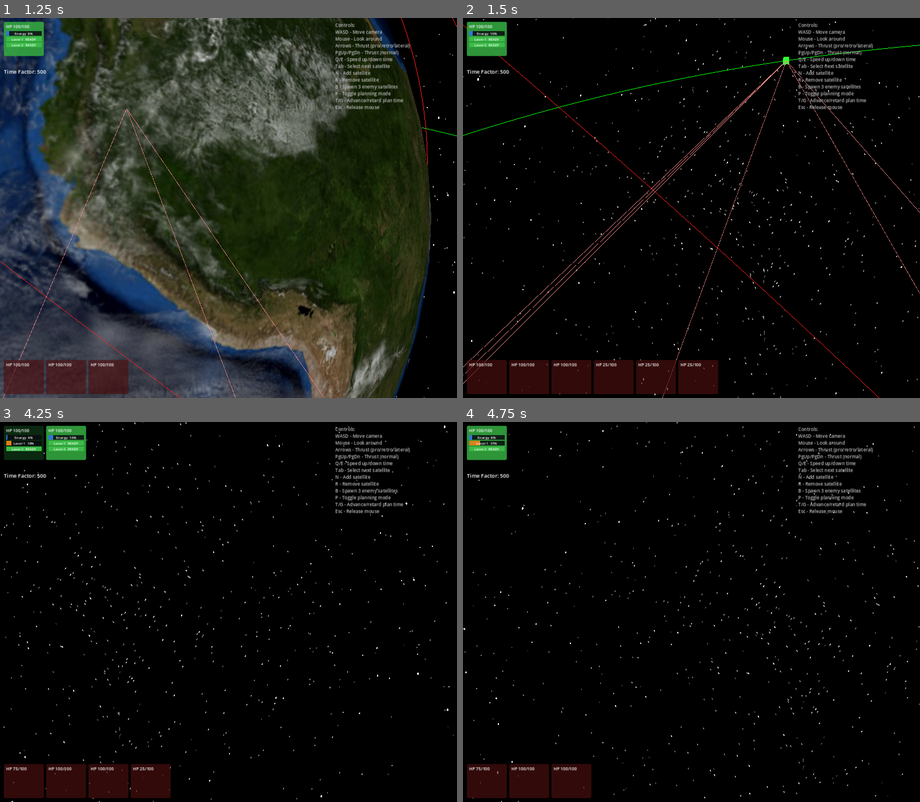
Above: before the commit, frames 1-4 (two rows, left to right).
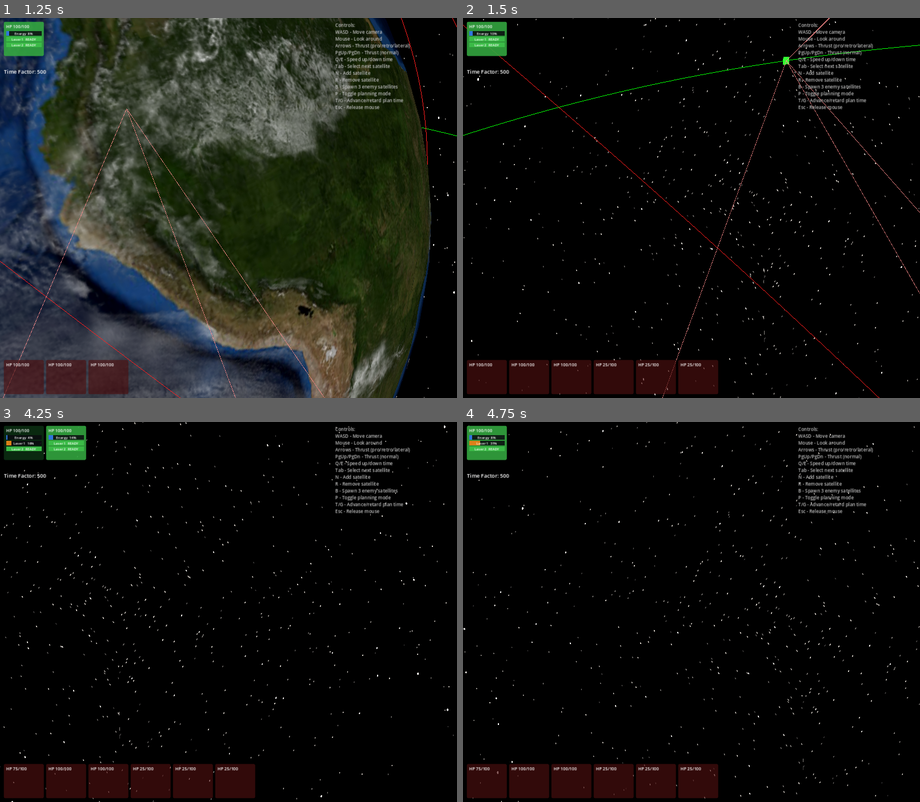
Above: after the commit, the same moments.

Repository: mellenburg/game
Game: Godot game, scene res://scenes/main.tscn
The game is run twice, just before and just after one commit, with the same random seed, the same clock (stepped at 60 frames per second) and the same inputs.
Inputs (mouse positions are in pixels of both pictures, inside the frame that each line leads up to):
- Up to frame 1 (1.25 s): tap Enter at 0.5 s; move the mouse to (251, 208) at 0.52 s; hold W (move_forward) from 0.53 s (still down); tap B (add_enemies) at 0.6 s
- Up to frame 2 (1.5 s): keep holding W (move_forward); move the mouse to (668, 208) at 1.27 s; tap M (add_meteorites) at 1.35 s
- Up to frame 3 (4.25 s): keep holding W (move_forward); move the mouse to (237, 604) at 2.02 s; tap N (add_satellite) at 2.1 s; tap Space at 2.75 s; move the mouse to (223, 619) at 2.77 s; tap T (planning_advance) at 2.85 s; tap Enter at 3.5 s; move the mouse to (260, 615) at 3.52 s; hold G (planning_retard) from 3.53 s (still down)
- Up to frame 4 (4.75 s): keep holding W (move_forward); move the mouse to (654, 608) at 4.27 s; release G (planning_retard) at 4.28 s; tap R (remove_satellite) at 4.35 s

Frame 1 is identical in both runs. In frame 2, 0.3% of the frame differs, in the area x 0-81%, y 0-97%; in frame 3, 1.6%; in frame 4, 2.4%, in the area x 28-56%, y 89-100%.

Commit message:
Meteorite trajectory lines + spawn from much higher altitudes
Meteorites now render their inbound arc as a line strip identical to
the orbit-path style, but truncated at the surface-crossing true
anomaly so the segment that would tunnel through Earth isn't drawn.

OrbitalPath.update_trajectory(orbit) computes the surface nu from the
orbit equation (r = p_slr / (1 + e*cos(nu))), folds the body's current
nu onto the descending branch, and lerps between the two with the same
perifocal-to-ECI rotation as update_orbit. No caching — the body's nu
sweeps every tick, so we rebuild the vertex buffer each call.

Also bumps spawn altitudes from 4000-10000 km to 20000-35000 km, with
slightly slower base speeds so the bound-orbit / sub-surface-periapsis
math still holds at the larger radii. Storms now arrive from clearly
"deep space" rather than just above the player ship.

Diff:
--- a/godot/scripts/earth_system.gd
+++ b/godot/scripts/earth_system.gd
@@ -26,12 +26,14 @@
 # that periapsis lands well below Earth's surface — guaranteeing impact
 # (and exit-from-play) within a few minutes of sim time.
 const METEORITES_PER_STORM: int = 3
-const METEORITE_ALT_MIN_KM: float = 4000.0
-const METEORITE_ALT_MAX_KM: float = 10000.0
-const METEORITE_RADIAL_SPEED_MIN: float = 2.0
-const METEORITE_RADIAL_SPEED_MAX: float = 5.0
+const METEORITE_ALT_MIN_KM: float = 20000.0
+const METEORITE_ALT_MAX_KM: float = 35000.0
+# Speeds picked so v < escape velocity at the spawn altitude (≈ 4 km/s
+# at 30000 km altitude) — bound elliptical trajectory guaranteed.
+const METEORITE_RADIAL_SPEED_MIN: float = 1.5
+const METEORITE_RADIAL_SPEED_MAX: float = 3.0
 const METEORITE_TANGENTIAL_SPEED_MIN: float = 0.1
-const METEORITE_TANGENTIAL_SPEED_MAX: float = 0.8
+const METEORITE_TANGENTIAL_SPEED_MAX: float = 0.6
 # Cluster scatter relative to the storm's nominal entry point. A few
 # hundred km of lateral offset and minor altitude / velocity jitter so
 # the bodies arrive visibly distinct but read as a single swarm.
--- a/godot/scripts/orbital_path.gd
+++ b/godot/scripts/orbital_path.gd
@@ -93,6 +93,80 @@
 		_colors[i] = color
 
 
+## Render the inbound arc of a sub-orbital trajectory: from the body's
+## current true anomaly forward in motion until the orbit dips below
+## Earth's surface. Unlike update_orbit, the line truncates at the
+## impact point — the segment that would tunnel through the planet is
+## omitted, so the visual matches the gameplay rule (meteorites exit
+## play on ground contact). Caller must keep `color` in sync; we don't
+## cache anything here because the body's nu changes every tick.
+func update_trajectory(orbit: EarthOrbit) -> void:
+	if not orbit.is_state_valid():
+		_array_mesh.clear_surfaces()
+		return
+	var e := orbit.ecc
+	var p_slr := orbit.p_slr
+	if not is_finite(e) or not is_finite(p_slr) or p_slr <= 0.0 or e <= 0.0:
+		_array_mesh.clear_surfaces()
+		return
+	# Surface-crossing true anomaly: r(nu) = p_slr / (1 + e*cos(nu)) = R.
+	# Two solutions ±nu_surf bracket the inbound and outbound crossings;
+	# we want the one ahead of the body in its current direction of
+	# motion.
+	var cos_nu_surf := (p_slr / EarthOrbit.EARTH_RADIUS_KM - 1.0) / e
+	if cos_nu_surf > 1.0 or cos_nu_surf < -1.0:
+		# Periapsis is above the surface — not a meteorite trajectory.
+		# Fall through to the regular orbit renderer.
+		_array_mesh.clear_surfaces()
+		return
+	var nu_surf := acos(clampf(cos_nu_surf, -1.0, 1.0))
+	# Body is inbound iff r·v < 0 (radius decreasing). The descending
+	# branch has nu in (-π, 0), and we want the surface crossing also
+	# on that branch, so nu_target = -nu_surf.
+	var r_dot_v := orbit.r.dot(orbit.v)
+	if r_dot_v >= 0.0:
+		_array_mesh.clear_surfaces()
+		return
+	var nu0: float = orbit.nu
+	# orbit.nu is wrapped to (-π, π]; the inbound branch crosses the
+	# wrap right at apoapsis. Force nu0 negative so the lerp toward
+	# nu_target sweeps the actual descending arc rather than going the
+	# long way around.
+	if nu0 > 0.0:
+		nu0 -= TAU
+	var nu_target: float = -nu_surf
+	if nu_target <= nu0:
+		# Body is already past the surface crossing on the descending
+		# branch — should have been killed; render nothing.
+		_array_mesh.clear_surfaces()
+		return
+
+	# Same perifocal-to-ECI rotation as _compute_points.
+	var co := cos(orbit.raan); var so := sin(orbit.raan)
+	var ci := cos(orbit.inc); var si := sin(orbit.inc)
+	var cw := cos(orbit.argp); var sw := sin(orbit.argp)
+	var pqw_x := Vector3(co * cw - so * sw * ci,  so * cw + co * sw * ci,  sw * si)
+	var pqw_y := Vector3(-co * sw - so * cw * ci, -so * sw + co * cw * ci, cw * si)
+
+	for i in range(POINTS + 1):
+		var t := float(i) / float(POINTS)
+		var nu := lerp(nu0, nu_target, t)
+		var r_at := p_slr / (1.0 + e * cos(nu))
+		var p_local := r_at * cos(nu)
+		var q_local := r_at * sin(nu)
+		var pos := (pqw_x * p_local + pqw_y * q_local) * SCENE_SCALE
+		_points[i] = pos
+		_colors[i] = color
+
+	_upload_surface()
+	_material.albedo_color = color
+	# Trajectory geometry changes every tick (nu0 sweeps); invalidate
+	# the orbit-cache signature so a later switch back to update_orbit
+	# triggers a rebuild instead of trusting stale cached state.
+	_last_signature = Vector4(NAN, NAN, NAN, NAN)
+	_last_color = color
+
+
 func _upload_surface() -> void:
 	_array_mesh.clear_surfaces()
 	var arrays := []
--- a/godot/scripts/satellite.gd
+++ b/godot/scripts/satellite.gd
@@ -198,16 +198,17 @@
 	if not orbit_alive or not alive:
 		path_visual.visible = false
 		return
-	# A meteorite's "orbit" is a half-ellipse that tunnels through Earth
-	# — drawing it adds noise without information.
-	if is_meteorite:
-		path_visual.visible = false
-		return
 	path_visual.visible = show_path
 	if not show_path:
 		return
 	path_visual.color = COLOR_SELECTED if selected else _base_color()
-	path_visual.update_orbit(orbit)
+	# Meteorites get the truncated-trajectory renderer: the same line
+	# style as a regular orbit, but cut off at the surface so the part
+	# that would tunnel through Earth isn't drawn.
+	if is_meteorite:
+		path_visual.update_trajectory(orbit)
+	else:
+		path_visual.update_orbit(orbit)
 
 
 ## Full clone — orbital state and operator-queued maneuver intent.
--- a/godot/tests/test_meteorite_trajectory.gd
+++ b/godot/tests/test_meteorite_trajectory.gd
@@ -43,6 +43,33 @@
 	assert_true(hit, "meteorite never crossed Earth surface")
 
 
+func test_surface_crossing_anomaly_lies_on_ellipse() -> void:
+	# The trajectory renderer needs to know at what true anomaly the
+	# orbit dips through Earth's surface. r(nu) = p_slr / (1 + e*cos(nu))
+	# evaluated at that nu must equal EARTH_RADIUS_KM exactly.
+	var o := _make_inbound()
+	var cos_nu_surf := (o.p_slr / EarthOrbit.EARTH_RADIUS_KM - 1.0) / o.ecc
+	assert_true(cos_nu_surf >= -1.0 and cos_nu_surf <= 1.0)
+	var nu_surf := acos(cos_nu_surf)
+	var r_at := o.p_slr / (1.0 + o.ecc * cos(nu_surf))
+	assert_close(r_at, EarthOrbit.EARTH_RADIUS_KM, 1.0e-3)
+
+
+func test_inbound_nu_is_before_surface_nu() -> void:
+	# Renderer assumes the body's current nu (negative for inbound,
+	# branch-folded if needed) is "before" the surface-crossing nu —
+	# i.e. nu_target = -nu_surf is greater than nu0. If this ordering
+	# breaks the lerp would sweep the wrong arc.
+	var o := _make_inbound()
+	var nu0: float = o.nu
+	if nu0 > 0.0:
+		nu0 -= TAU
+	var cos_nu_surf := (o.p_slr / EarthOrbit.EARTH_RADIUS_KM - 1.0) / o.ecc
+	var nu_target := -acos(cos_nu_surf)
+	assert_true(nu_target > nu0,
+		"nu0=%f vs nu_target=%f" % [nu0, nu_target])
+
+
 func test_tangential_only_does_not_impact() -> void:
 	# Sanity check: a circular-ish orbit at the same altitude must NOT
 	# trip the impact condition — we only want sub-orbital trajectories
